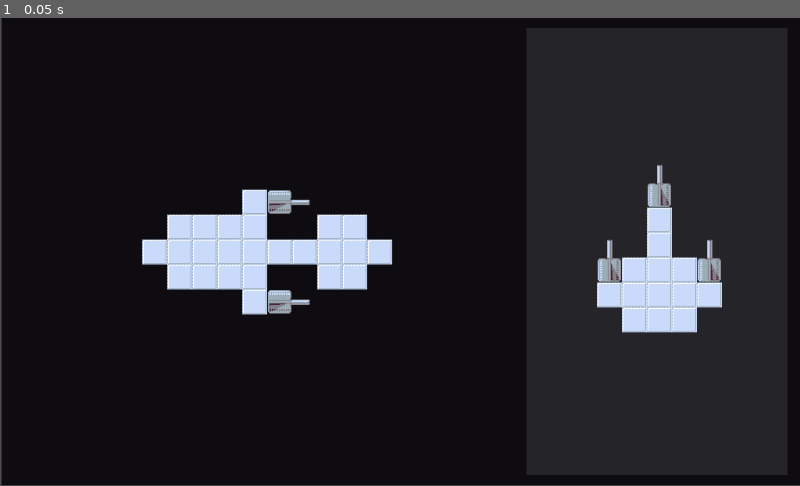
Above: before the commit, frame 1.
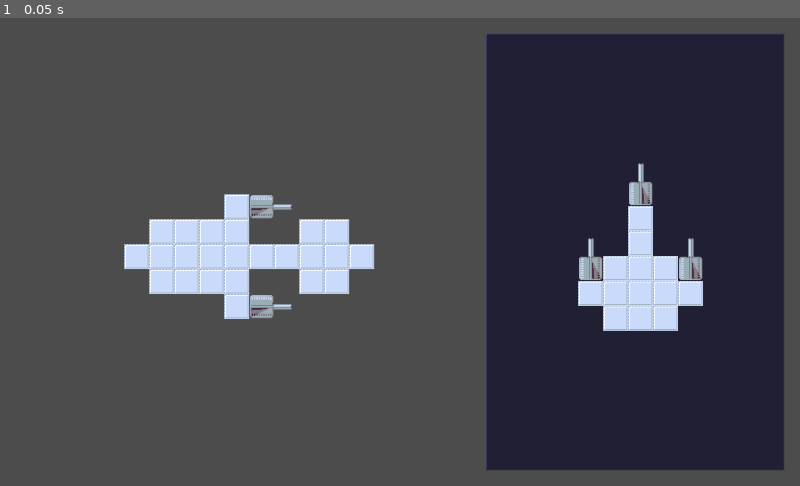
Above: after the commit, the same moment.

Repository: limelier/college-game-design-project
Game: Godot game, scene res://Main.tscn
Same seed, same stepped clock (60 frames per second), same inputs: the game is played once before the commit and once after it.
Inputs:
- Up to frame 1 (0.05 s): no input

The runs differ from the first frame. In frame 1, 70% of the frame differs, in the area x 0-100%, y 0-100%.
Error before the commit: Parse Error: Expected identifier as member (res://Main.gd:13)

Commit message:
redesign enemy container

Diff:
--- a/godot-project/Main.gd
+++ b/godot-project/Main.gd
@@ -1,4 +1,4 @@
-extends Node2D
+extends Node
 
 
 var selected = null
@@ -10,4 +10,4 @@
 
 # Called every frame. 'delta' is the elapsed time since the previous frame.
 func _process(delta):
-	if (Input.)
+	pass
--- a/godot-project/Main.tscn
+++ b/godot-project/Main.tscn
@@ -1,33 +1,48 @@
-[gd_scene load_steps=4 format=2]
+[gd_scene load_steps=5 format=2]
 
 [ext_resource path="res://EnemyShip.tscn" type="PackedScene" id=1]
 [ext_resource path="res://PlayerShip.tscn" type="PackedScene" id=2]
 [ext_resource path="res://Main.gd" type="Script" id=3]
+[ext_resource path="res://sprites/ui/nine_patch_1.png" type="Texture" id=4]
 
-[node name="Main" type="Node2D"]
+[node name="Main" type="Node"]
 script = ExtResource( 3 )
 
-[node name="ColorRect" type="ColorRect" parent="."]
-margin_left = 1.88776
-margin_top = -0.943909
-margin_right = 1025.89
-margin_bottom = 599.056
-color = Color( 0.0588235, 0.0509804, 0.0666667, 1 )
+[node name="PlayerShip" parent="." instance=ExtResource( 2 )]
+position = Vector2( 94.745, 33.8848 )
+
+[node name="EnemyContainer" type="MarginContainer" parent="."]
+anchor_left = 1.0
+anchor_right = 1.0
+anchor_bottom = 1.0
+margin_left = -422.0
+custom_constants/margin_right = 20
+custom_constants/margin_top = 20
+custom_constants/margin_left = 20
+custom_constants/margin_bottom = 20
 __meta__ = {
 "_edit_use_anchors_": false
 }
 
-[node name="PlayerShip" parent="." instance=ExtResource( 2 )]
-position = Vector2( 117.745, 27.8848 )
+[node name="Background" type="NinePatchRect" parent="EnemyContainer"]
+margin_left = 20.0
+margin_top = 20.0
+margin_right = 402.0
+margin_bottom = 580.0
+size_flags_horizontal = 3
+size_flags_vertical = 3
+texture = ExtResource( 4 )
+patch_margin_left = 2
+patch_margin_top = 2
+patch_margin_right = 2
+patch_margin_bottom = 2
 
-[node name="EnemyPanel" type="Panel" parent="."]
-margin_left = 674.0
-margin_top = 13.0
-margin_right = 1008.0
-margin_bottom = 586.0
+[node name="CenterContainer" type="CenterContainer" parent="EnemyContainer/Background"]
+margin_right = 40.0
+margin_bottom = 40.0
 __meta__ = {
 "_edit_use_anchors_": false
 }
 
-[node name="EnemyShip" parent="EnemyPanel" instance=ExtResource( 1 )]
-position = Vector2( -102.016, 101.959 )
+[node name="EnemyShip" parent="EnemyContainer/Background/CenterContainer" instance=ExtResource( 1 )]
+position = Vector2( -74.3613, 92.5226 )
Binary file added: godot-project/sprites/ui/nine_patch_1.png
Not shown, added: godot-project/sprites/ui/nine_patch_1.png.import
